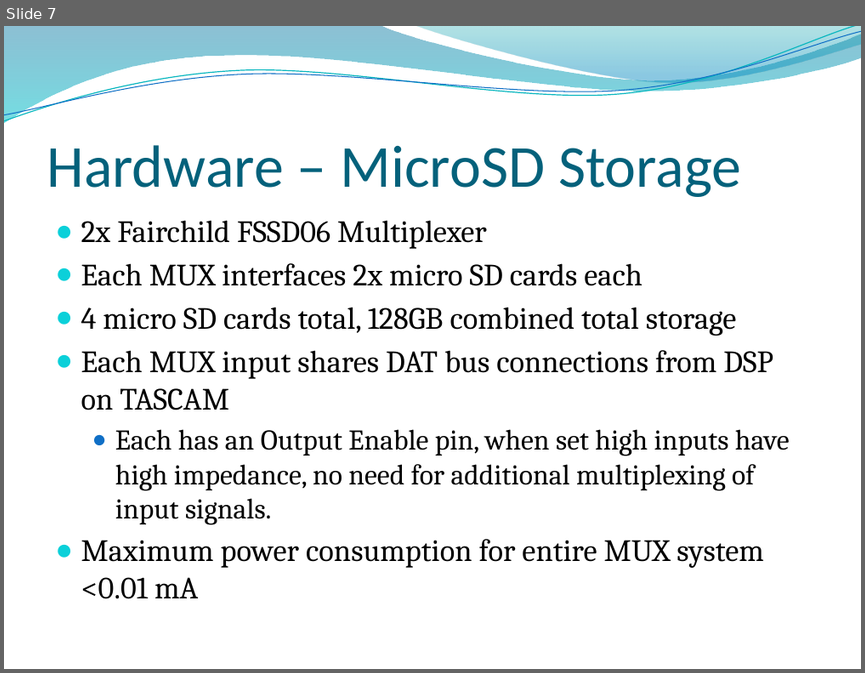
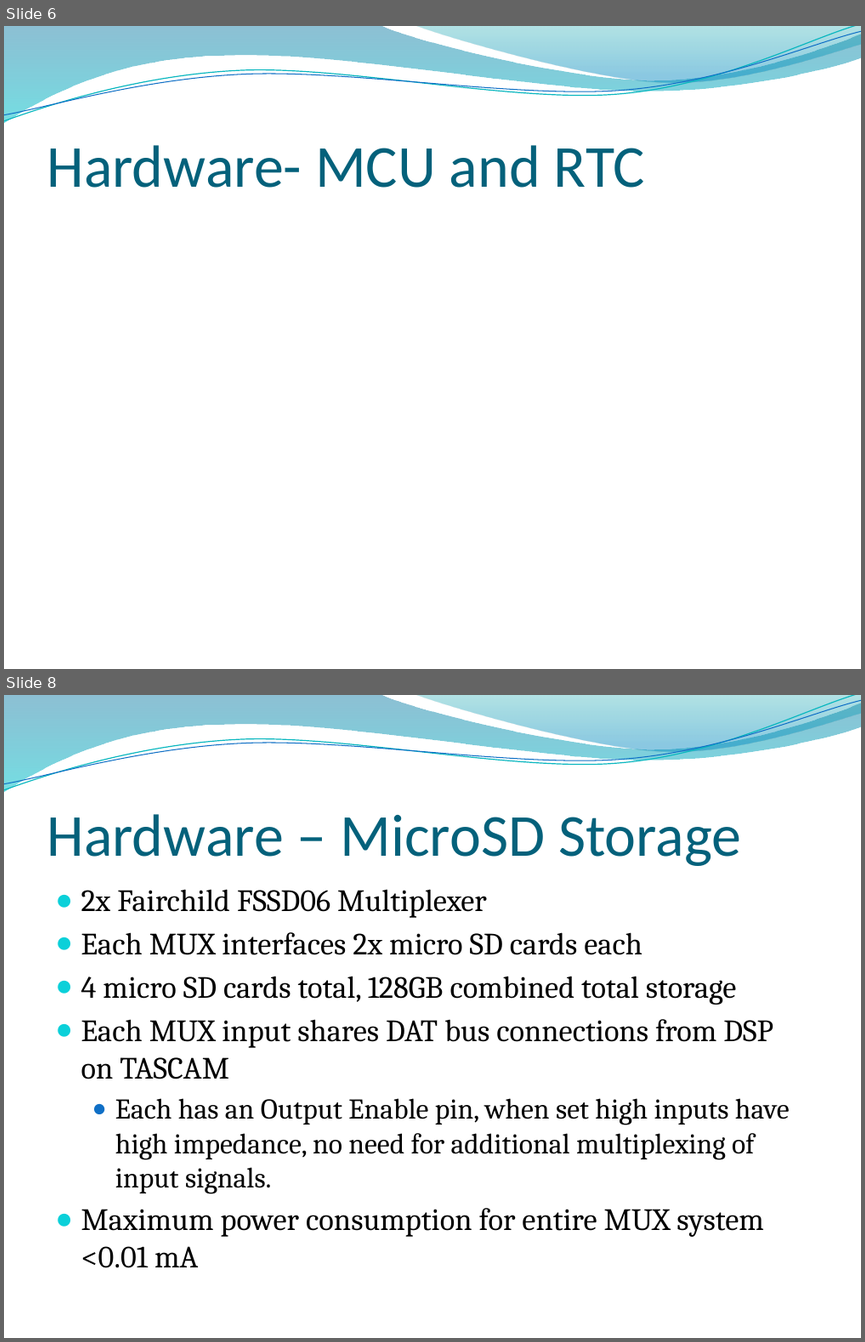
Before and after one commit to chelseathroop/UUVCapstone, a slide deck: CapstoneAssignments/CapstoneProposal.pptx. Shown one above the other, each under a label of ours: slide 7 before the commit, slides 6 and 8 after it; the slides between them are not shown. The pictures are 865x673 and 865x1342 pixels, drawn with LibreOffice and Linux fonts; fonts in the diff are those of the drawing; background and template pictures are left out. Boxes give left, top, right and bottom in pixels: in the first picture for what was removed or moved away, otherwise in the second. Text is boxed around its words. In the diff, an @@ line names an element or a change of style, - is before the commit and + after.

```diff
--- a/CapstoneAssignments/CapstoneProposal.pptx
+++ b/CapstoneAssignments/CapstoneProposal.pptx
@@ slide 6 added at bbox=[4, 26, 861, 669], background picture (left out); not listed: 4 template elements that a slide beside it also shows @@
@@ title added at bbox=[46, 145, 645, 188], 50 pt, text #04617B @@
+Hardware- MCU and RTC
@@ what was slide 7 is now slide 8 @@
```
Also in this commit, not shown: 6 slides changed, 4 other slides added, 2 slides removed, 1 other file.
